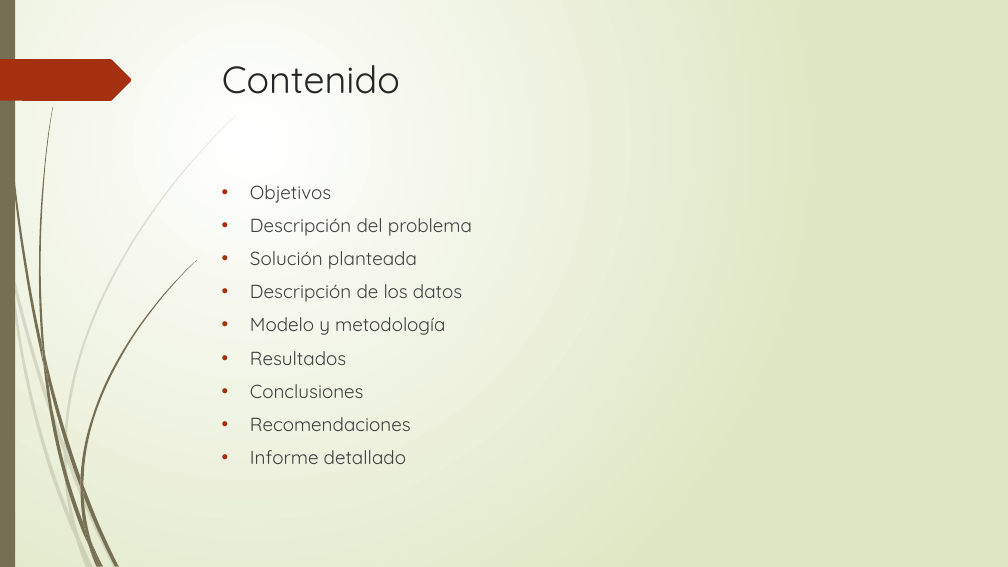
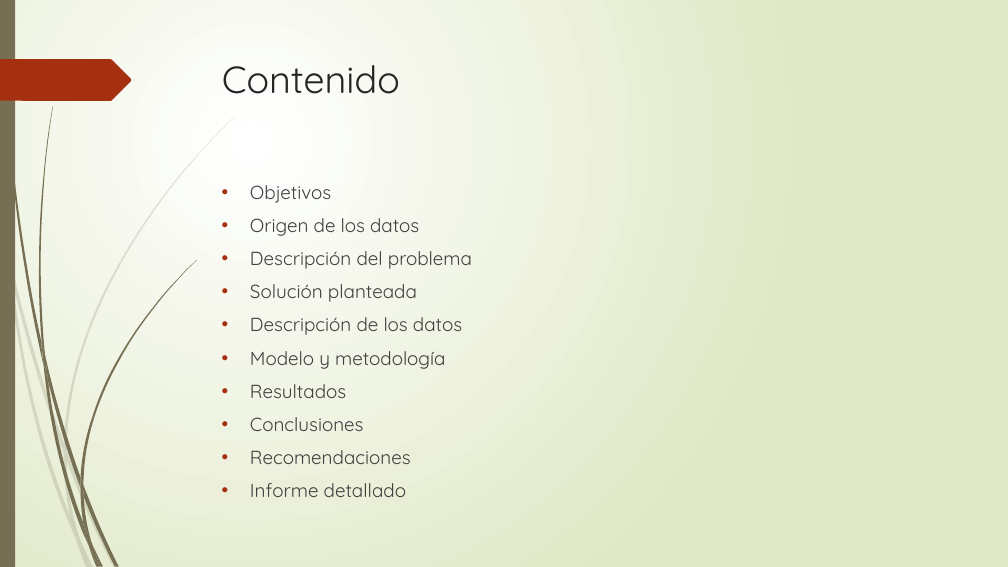
Before and after one commit to surizar2/Statistical-Learning, a slide deck: slide 2 of Proyecto/Presentación Proyecto SL1 surizar2.pptx. Drawn at 1008x567 pixels with LibreOffice and Linux fonts; fonts in the diff are those of the drawing. Boxes give left, top, right and bottom in pixels: in the first picture for what was removed or moved away, otherwise in the second. Text is boxed around its words. In the diff, an @@ line names an element or a change of style, - is before the commit and + after.

```diff
--- a/Proyecto/Presentación Proyecto SL1 surizar2.pptx
+++ b/Proyecto/Presentación Proyecto SL1 surizar2.pptx
@@ text at (250,218,419,236): paragraph added @@
+• Origen de los datos
```
Also in this commit, not shown: 1 slide added.
